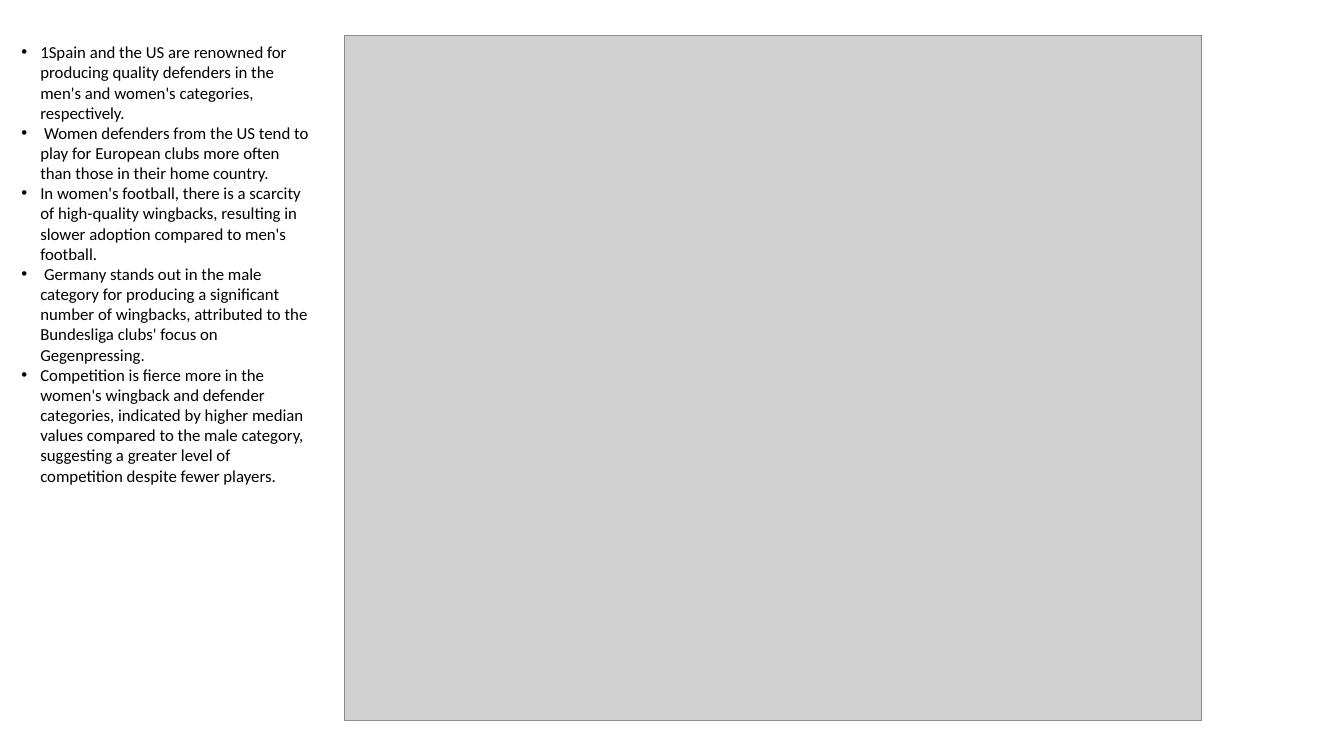
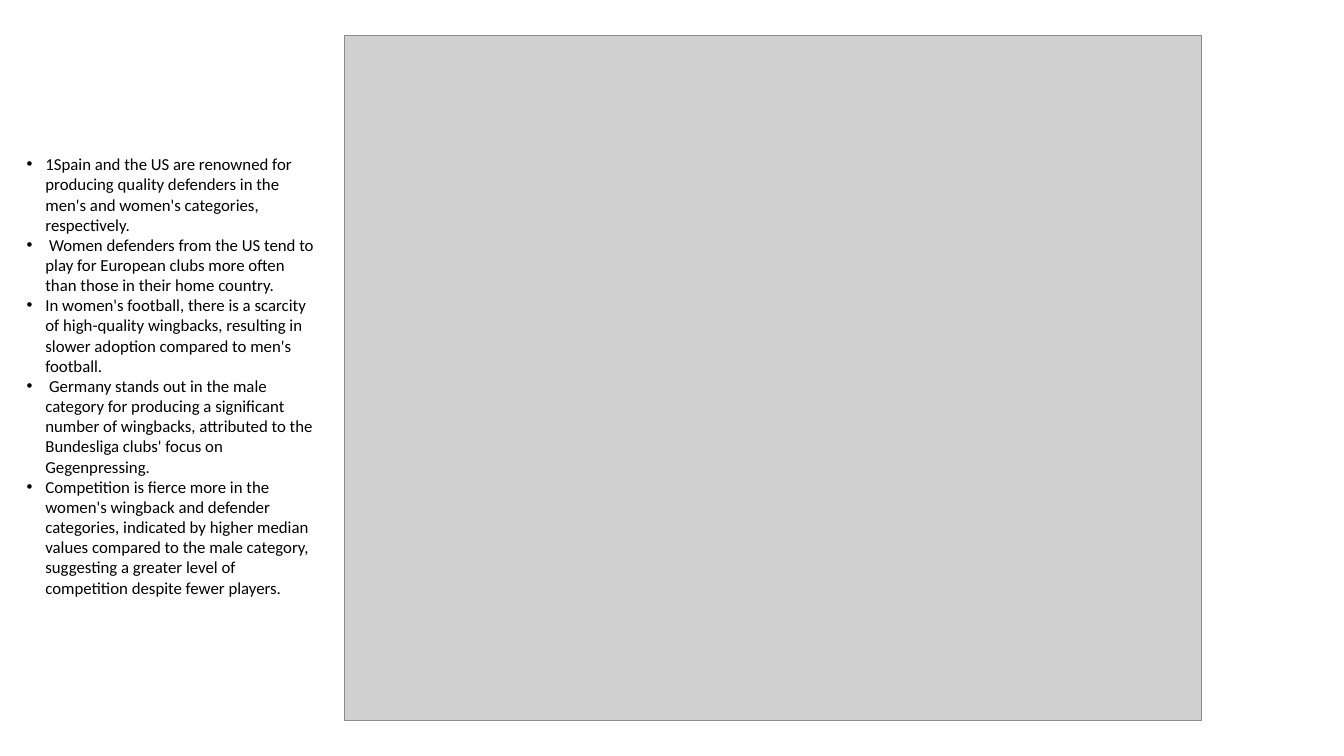
Before and after one commit to Palash0307/Football-Project, a slide deck: slide 2 of Dashboard/FootballStyle.pptx. Drawn at 1344x756 pixels with LibreOffice and Linux fonts; fonts in the diff are those of the drawing; grey boxes stand for pictures. Boxes give left, top, right and bottom in pixels: in the first picture for what was removed or moved away, otherwise in the second. Text is boxed around its words. In the diff, an @@ line names an element or a change of style, - is before the commit and + after.

```diff
--- a/Dashboard/FootballStyle.pptx
+++ b/Dashboard/FootballStyle.pptx
@@ text "1Spain and the US are ..." moved from (x1=40, y1=46, x2=308, y2=485) to (x1=45, y1=158, x2=313, y2=597) @@
```
Also in this commit, not shown: 3 other slides changed.
